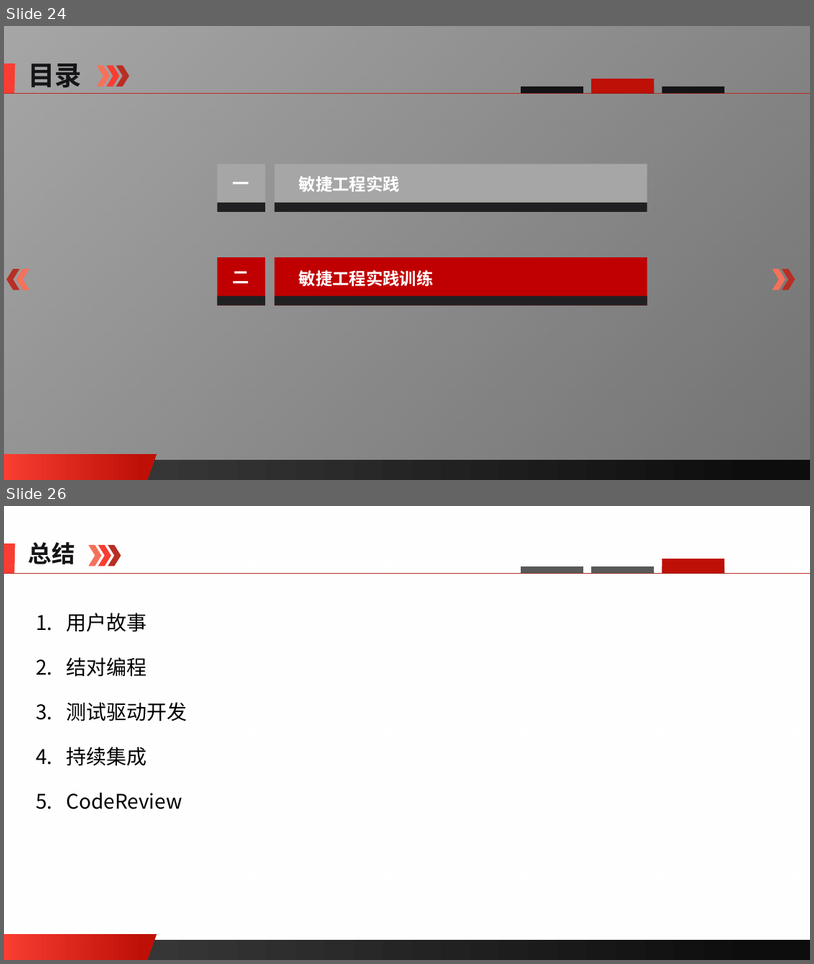
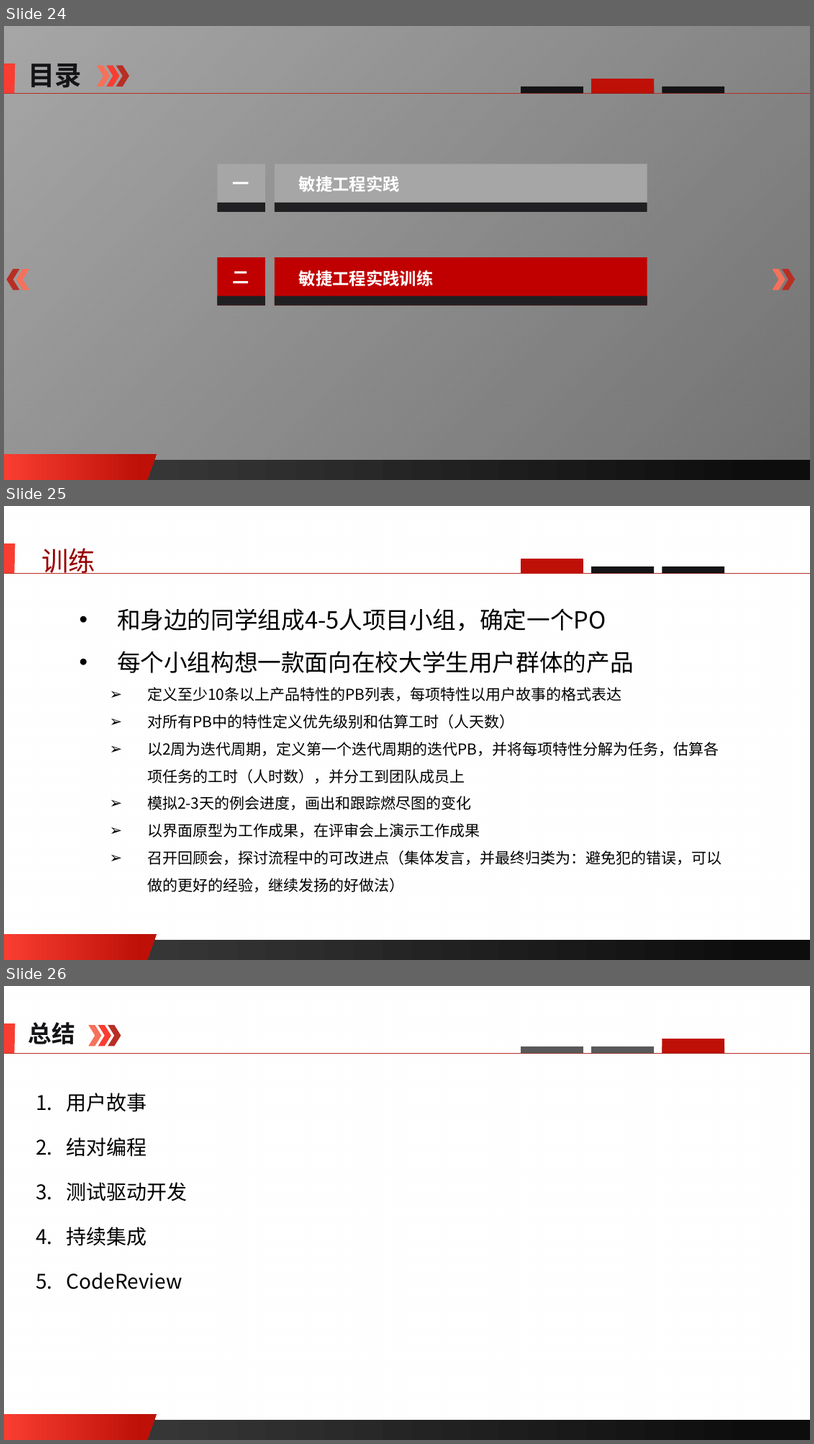
Before and after one commit to edu2act/course-software-process, a slide deck: materials/slides/ch11.pptx. Shown one above the other, each under a label of ours: slides 24 and 26 before the commit, slides 24, 25 and 26 after it; the slides between them are not shown. The pictures are 814x964 and 814x1444 pixels, drawn with LibreOffice and Linux fonts; fonts in the diff are those of the drawing; background and template pictures are left out; a plain dark background stands for a picture behind light text. Boxes give left, top, right and bottom in pixels: in the first picture for what was removed or moved away, otherwise in the second. Text is boxed around its words. In the diff, an @@ line names an element or a change of style, - is before the commit and + after.

```diff
--- a/materials/slides/ch11.pptx
+++ b/materials/slides/ch11.pptx
@@ slide 25 added at (4, 506, 810, 960), background picture (left out); not listed: 4 template elements that a slide beside it also shows @@
@@ text added at (41, 548, 95, 574), 32 pt, text #990000 @@
+训练
@@ rectangle added at (521, 559, 584, 573), fill #BE1007 @@
@@ rectangle added at (592, 566, 654, 573), fill #141316 @@
@@ rectangle added at (662, 566, 725, 573), fill #141316 @@
@@ line added from (4, 573) to (810, 573), #B82E24 0.5 pt @@
@@ text added at (117, 608, 722, 892), 18 pt, text #000000 @@
+• 和身边的同学组成4-5人项目小组，确定一个PO
+• 每个小组构想一款面向在校大学生用户群体的产品
+  ➢ 定义至少10条以上产品特性的PB列表，每项特性以用户故事的格式表达
+  ➢ 对所有PB中的特性定义优先级别和估算工时（人天数）
+  ➢ 以2周为迭代周期，定义第一个迭代周期的迭代PB，并将每项特性分解为任务，估算各项任务的工时（人时数），并分工到团队成员上
+  ➢ 模拟2-3天的例会进度，画出和跟踪燃尽图的变化
+  ➢ 以界面原型为工作成果，在评审会上演示工作成果
+  ➢ 召开回顾会，探讨流程中的可改进点（集体发言，并最终归类为：避免犯的错误，可以做的更好的经验，继续发扬的好做法）
```
Also in this commit, not shown: 1 slide changed, 1 slide removed, 1 other file.
